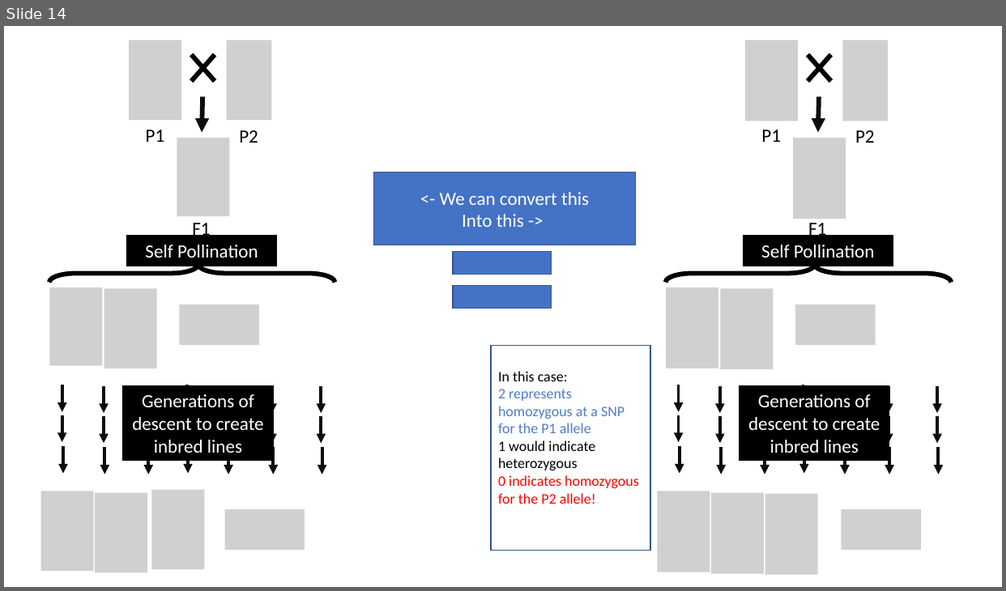
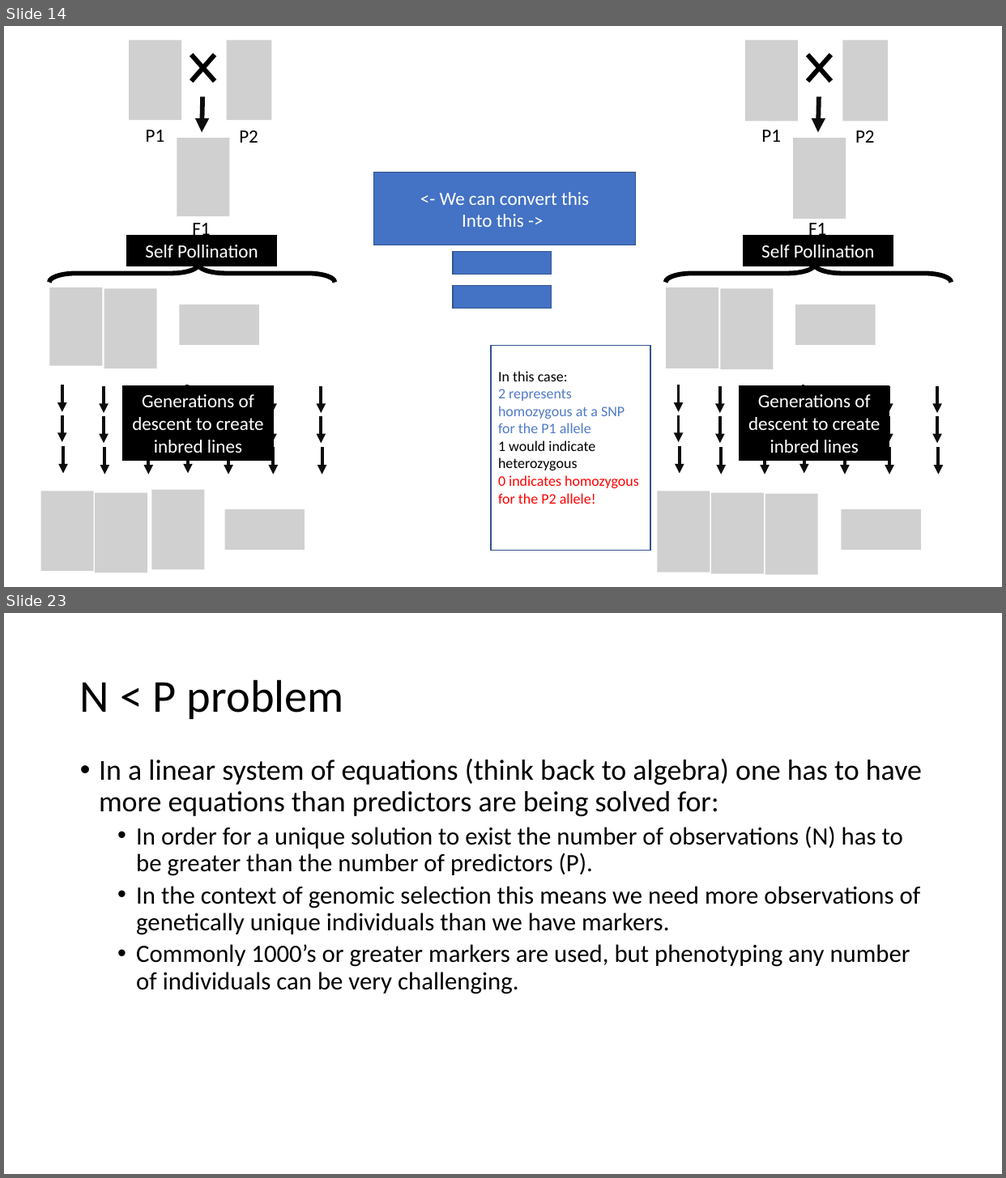
Before and after one commit to ter56/September2_2021_class, a slide deck: AdditiveModels_9_2_2021.pptx. Shown one above the other, each under a label of ours: slide 14 before the commit, slides 14 and 23 after it; the slides between them are not shown. The pictures are 1006x591 and 1006x1178 pixels, drawn with LibreOffice and Linux fonts; fonts in the diff are those of the drawing; grey boxes stand for pictures. Boxes give left, top, right and bottom in pixels: in the first picture for what was removed or moved away, otherwise in the second. Text is boxed around its words. In the diff, an @@ line names an element or a change of style, - is before the commit and + after.

```diff
--- a/AdditiveModels_9_2_2021.pptx
+++ b/AdditiveModels_9_2_2021.pptx
@@ slide 23 added at <box>4,613,1002,1174</box>, background #FFFFFF @@
@@ title added at <box>80,679,344,719</box>, 44 pt, text #000000 @@
+N < P problem
@@ text added at <box>99,759,922,995</box>, 24 pt, text #000000 @@
+• In a linear system of equations (think back to algebra) one has to have more equations than predictors are being solved for:
+  • In order for a unique solution to exist the number of observations (N) has to be greater than the number of predictors (P).
+  • In the context of genomic selection this means we need more observations of genetically unique individuals than we have markers.
+  • Commonly 1000’s or greater markers are used, but phenotyping any number of individuals can be very challenging.
```
Also in this commit, not shown: 6 slides changed, 19 other slides added, 6 slides removed, 1 other file.
